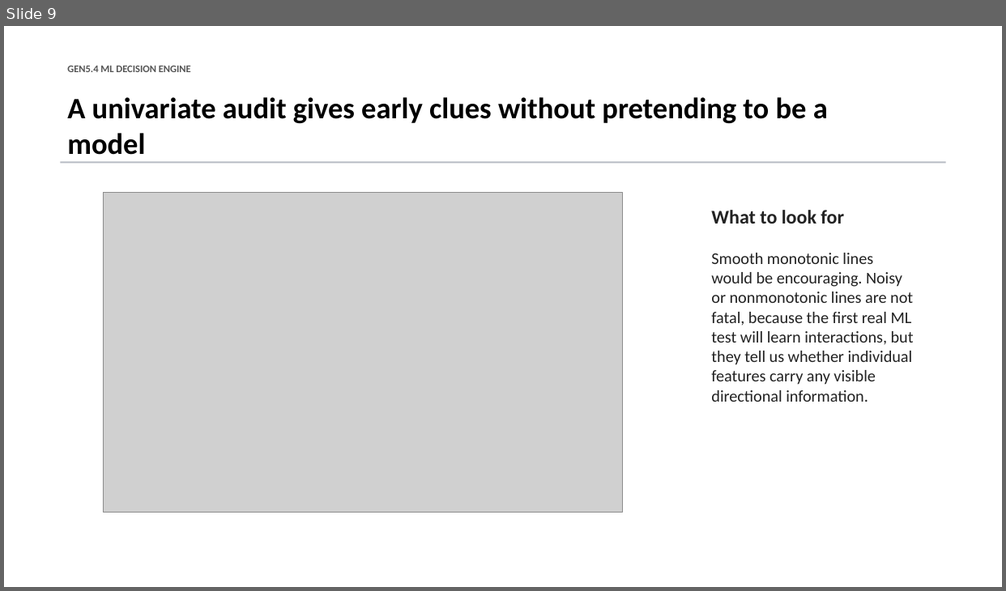
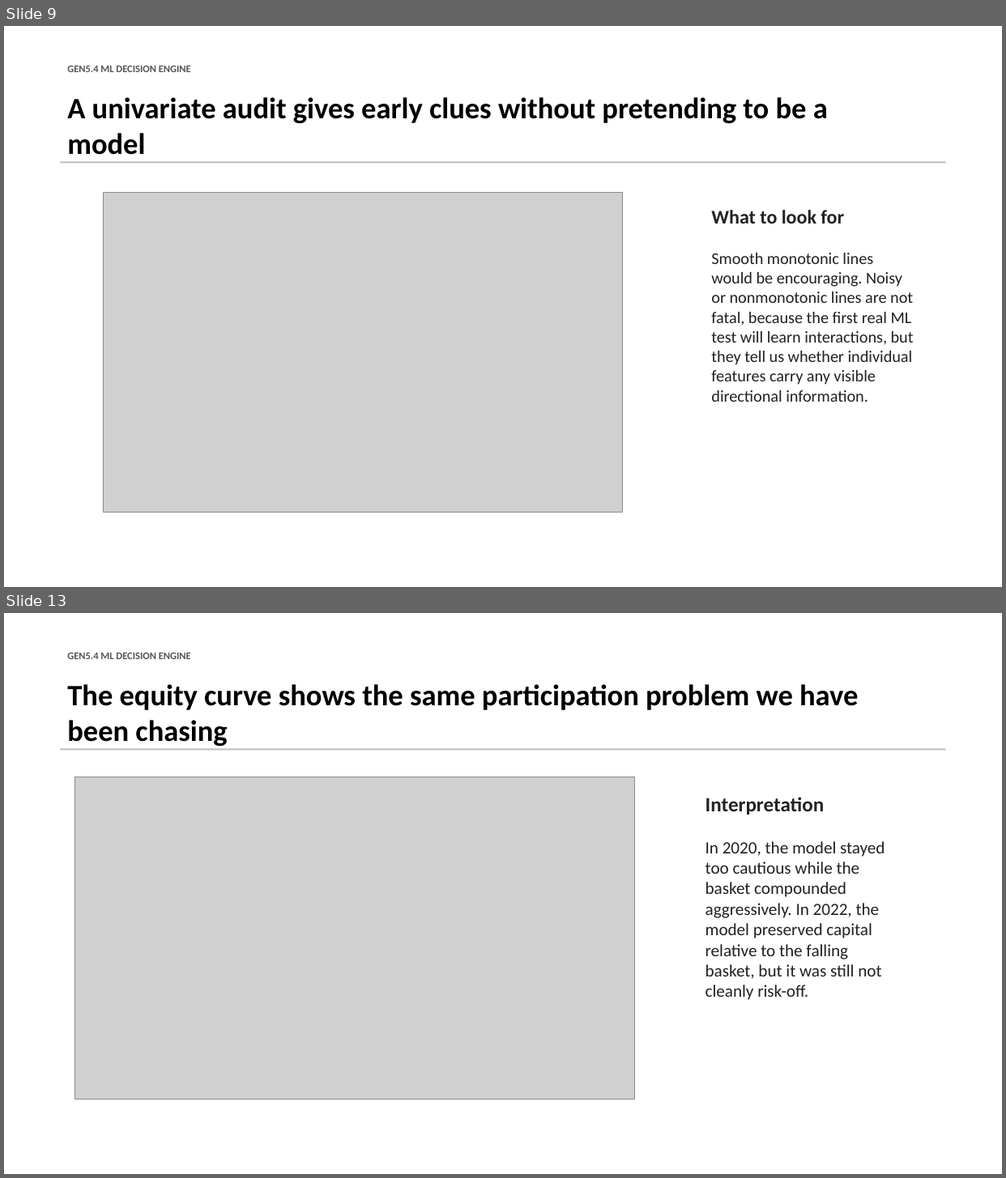
Before and after one commit to Francisc0Franc0/Time-Series-Modeling-Gen5, a slide deck: presentations/gen5_4_ml_decision_engine_incremental_build.pptx. Shown one above the other, each under a label of ours: slide 9 before the commit, slides 9 and 13 after it; the slides between them are not shown. The pictures are 1006x591 and 1006x1178 pixels, drawn with LibreOffice and Linux fonts; fonts in the diff are those of the drawing; grey boxes stand for pictures. Boxes give left, top, right and bottom in pixels: in the first picture for what was removed or moved away, otherwise in the second. Text is boxed around its words. In the diff, an @@ line names an element or a change of style, - is before the commit and + after.

```diff
--- a/presentations/gen5_4_ml_decision_engine_incremental_build.pptx
+++ b/presentations/gen5_4_ml_decision_engine_incremental_build.pptx
@@ slide 13 added at box(4, 613, 1002, 1174), background #FFFFFF @@
@@ text added at box(67, 653, 191, 659), 9.8 pt, text #555555, bold @@
+GEN5.4 ML DECISION ENGINE
@@ text added at box(67, 684, 858, 747), 28.5 pt, text #000000, bold @@
+The equity curve shows the same participation problem we have been chasing
@@ rectangle added at box(60, 748, 946, 750), fill #B8BCC4 @@
@@ picture added at box(75, 777, 634, 1100) @@
@@ text added at box(705, 797, 825, 815), 19.5 pt, text #222222, bold @@
+Interpretation
@@ text added at box(705, 841, 884, 1000), 16.5 pt, text #222222 @@
+In 2020, the model stayed too cautious while the basket compounded aggressively. In 2022, the model preserved capital relative to the falling basket, but it was still not cleanly risk-off.
```
Also in this commit, not shown: 1 slide changed, 6 other slides added, 6 other files.
